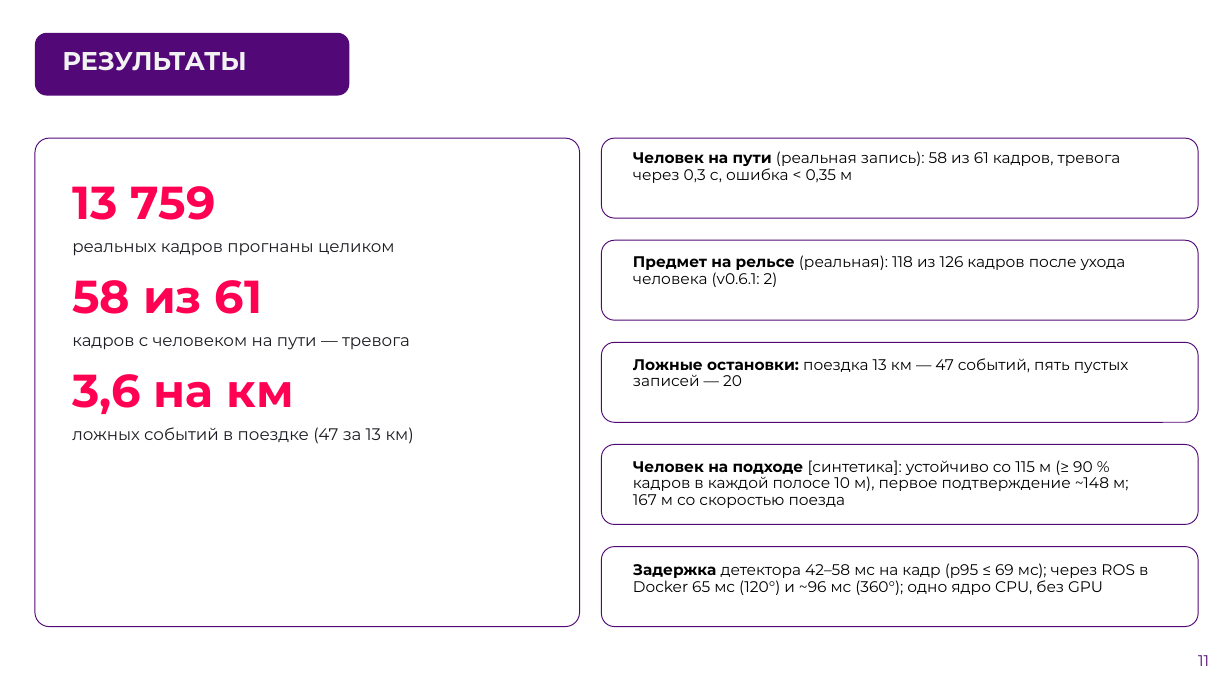
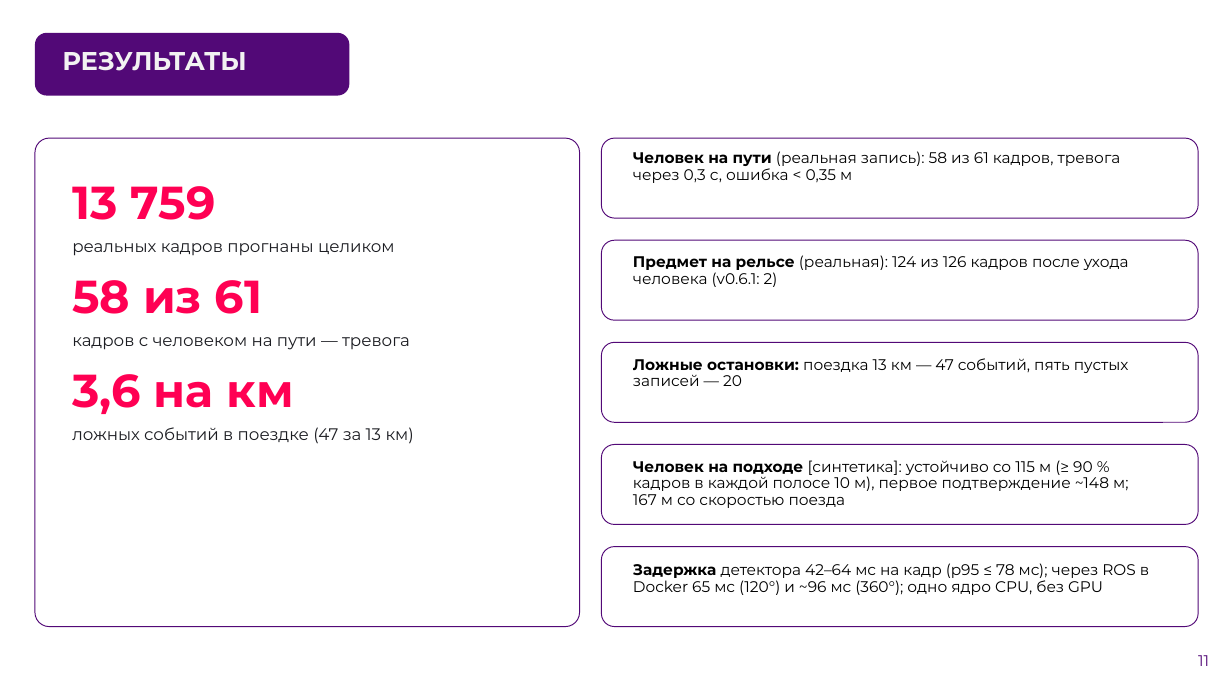
Before and after one commit to pmixay/ReSense, a slide deck: slide 11 of docs/presentation/ReSense_LCT2026.pptx. Drawn at 1232x693 pixels with LibreOffice and Linux fonts; fonts in the diff are those of the drawing; background and template pictures are left out. Boxes give left, top, right and bottom in pixels: in the first picture for what was removed or moved away, otherwise in the second. Text is boxed around its words. In the diff, an @@ line names an element or a change of style, - is before the commit and + after.

```diff
--- a/docs/presentation/ReSense_LCT2026.pptx
+++ b/docs/presentation/ReSense_LCT2026.pptx
@@ text at (633,255,1129,287): text changed @@
-Предмет на рельсе (реальная): 118 из 126 кадров после ухода человека (v0.6.1: 2)
+Предмет на рельсе (реальная): 124 из 126 кадров после ухода человека (v0.6.1: 2)
@@ text at (633,563,1149,595): text changed @@
-Задержка детектора 42–58 мс на кадр (p95 ≤ 69 мс); через ROS в Docker 65 мс (120°) и ~96 мс (360°); одно ядро CPU, без GPU
+Задержка детектора 42–64 мс на кадр (p95 ≤ 78 мс); через ROS в Docker 65 мс (120°) и ~96 мс (360°); одно ядро CPU, без GPU
```
Also in this commit, not shown: 6 other slides changed, 29 other files.
